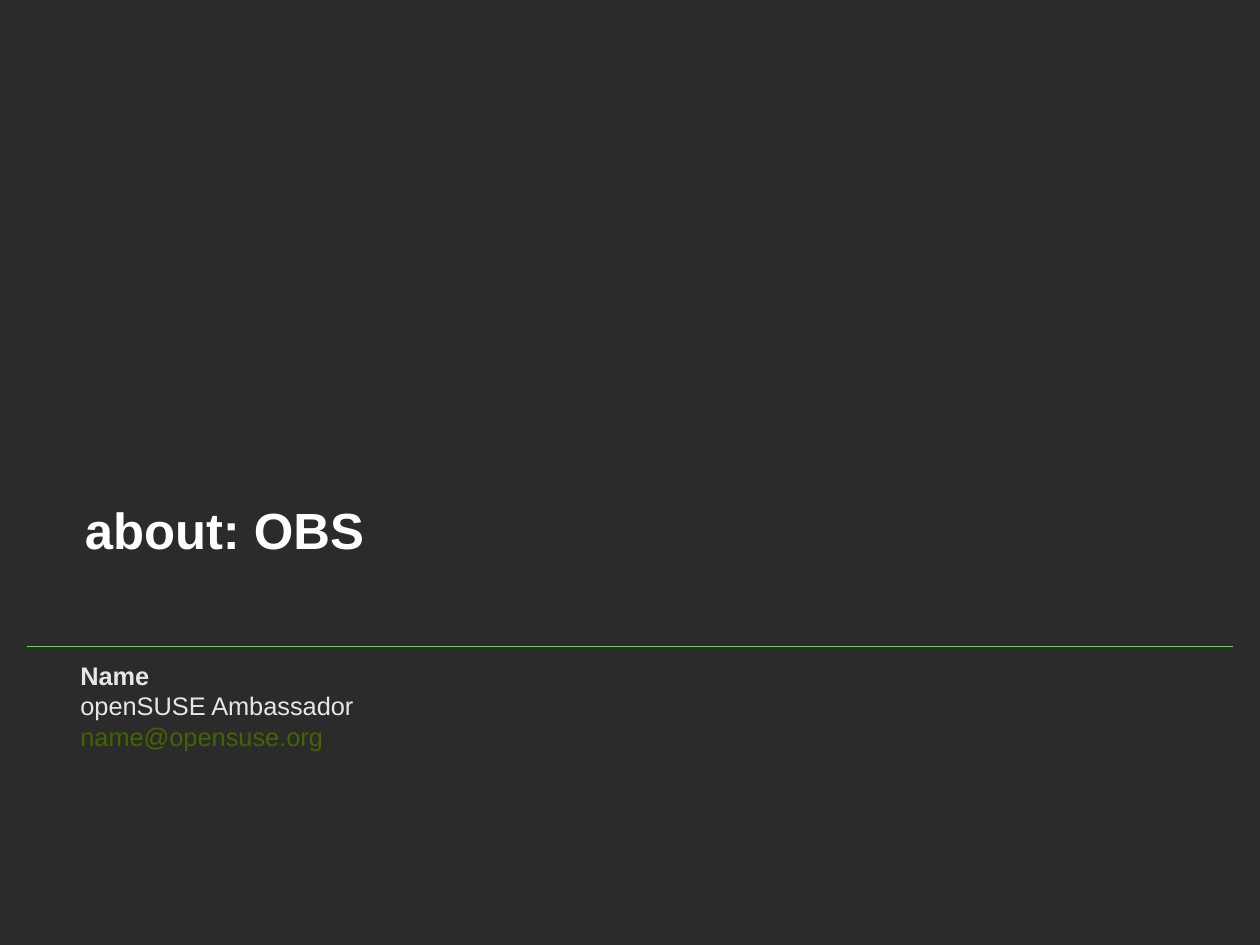
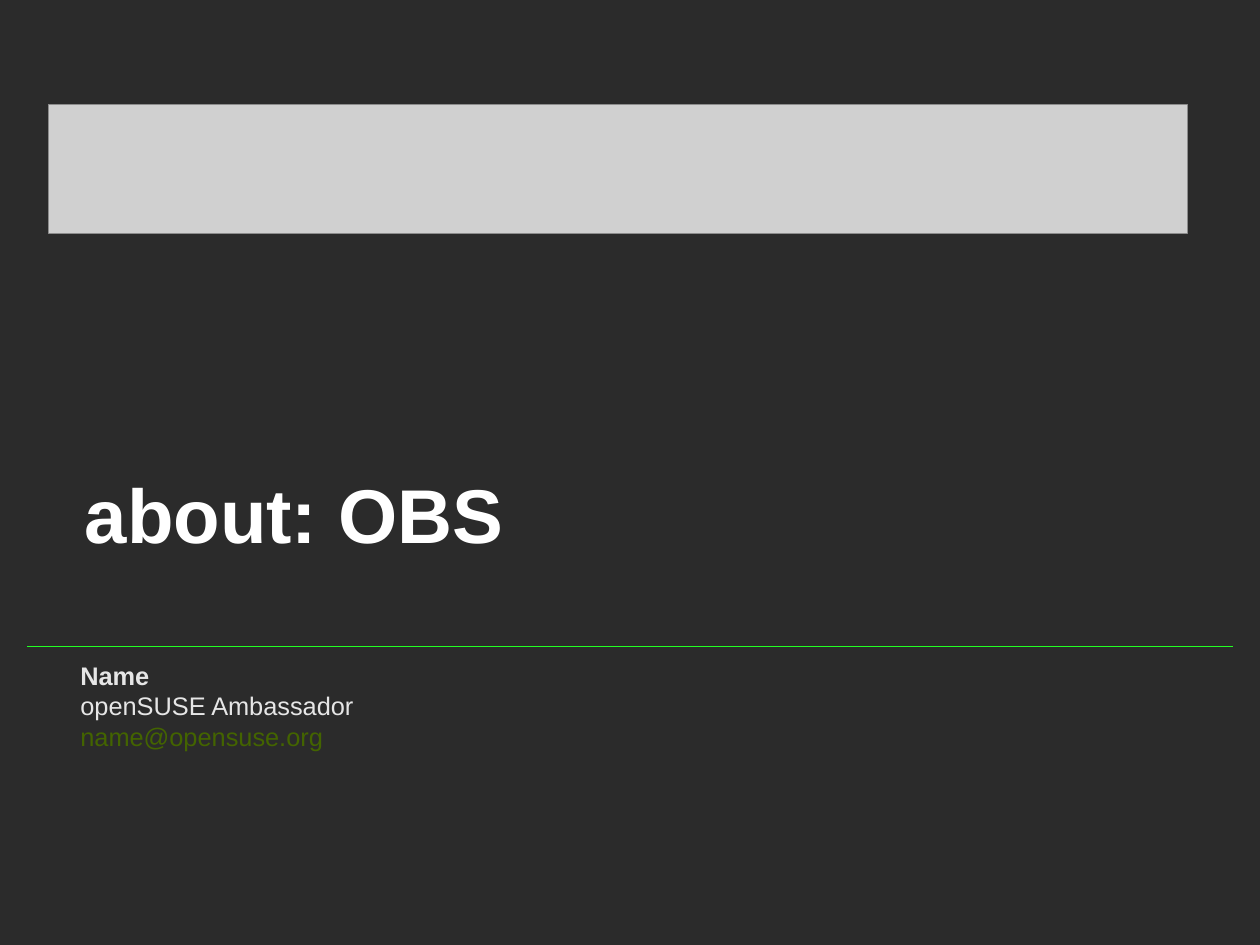
Before and after one commit to openSUSE/artwork, a slide deck: slide 1 of slides/12.2 Slides/12.2 OBS short 5 min.odp. Drawn at 1260x945 pixels with LibreOffice and Linux fonts; fonts in the diff are those of the drawing; grey boxes stand for pictures; background and template pictures are left out; a plain dark background stands for a picture behind light text. Boxes give left, top, right and bottom in pixels: in the first picture for what was removed or moved away, otherwise in the second. Text is boxed around its words. In the diff, an @@ line names an element or a change of style, - is before the commit and + after.

```diff
--- a/slides/12.2 Slides/12.2 OBS short 5 min.odp
+++ b/slides/12.2 Slides/12.2 OBS short 5 min.odp
@@ picture added at <box>48,105,1187,233</box> @@
@@ title "about: OBS" at <box>85,487,503,544</box>: size 32 to 48 pt @@
```
Also in this commit, not shown: 2 other files.
